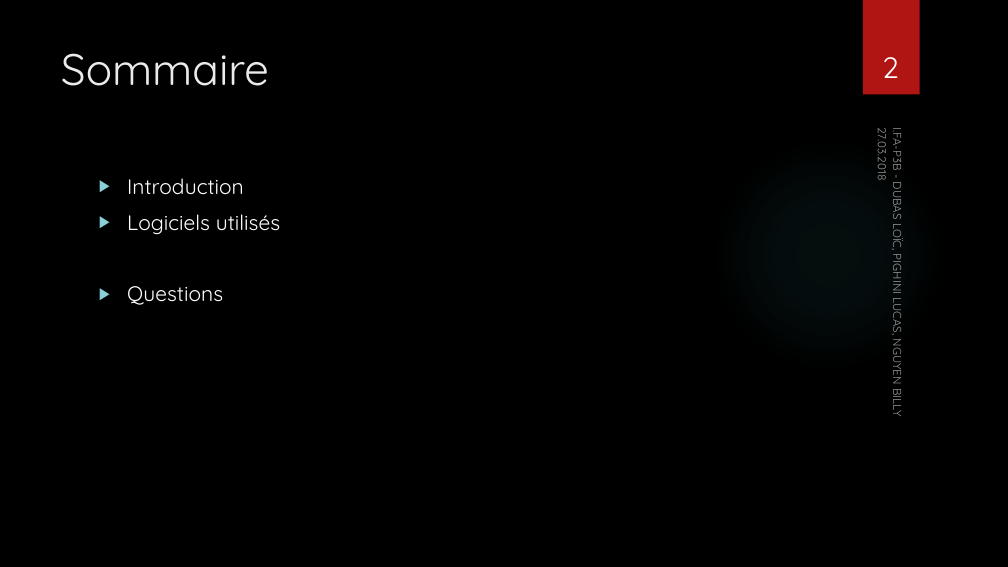
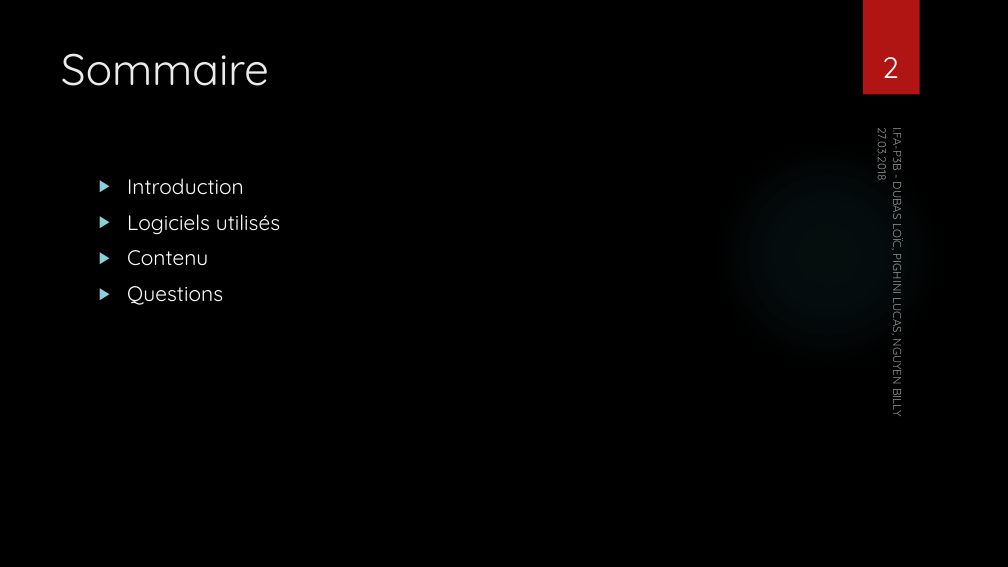
Before and after one commit to BillyNgu/pokedex, a slide deck: slide 2 of Documentation/Pokedex_presentation.pptx. Drawn at 1008x567 pixels with LibreOffice and Linux fonts; fonts in the diff are those of the drawing; background and template pictures are left out. Boxes give left, top, right and bottom in pixels: in the first picture for what was removed or moved away, otherwise in the second. Text is boxed around its words. In the diff, an @@ line names an element or a change of style, - is before the commit and + after.

```diff
--- a/Documentation/Pokedex_presentation.pptx
+++ b/Documentation/Pokedex_presentation.pptx
@@ text at (127,250,208,266): paragraph added @@
+▶ Contenu
```
Also in this commit, not shown: 1 other slide changed.
